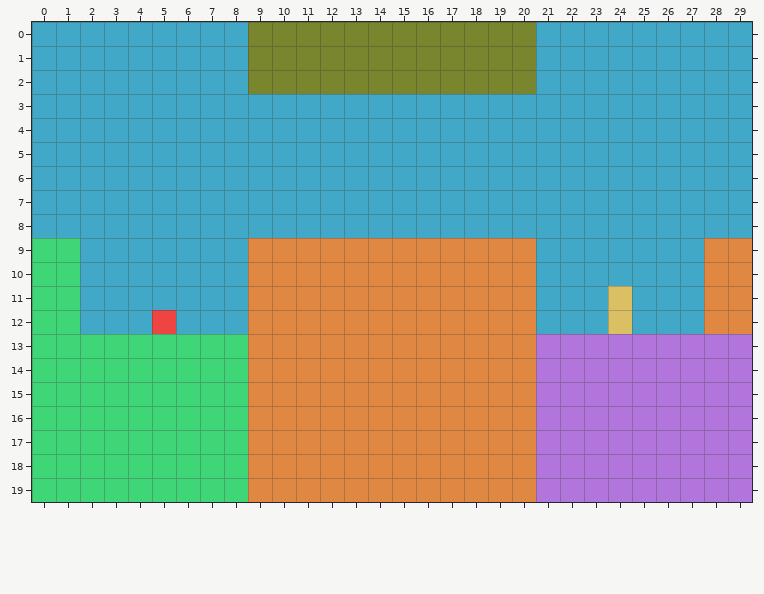
Tiled map, stored at Levels/level5.tmx. Above is the file before it was changed.
Cells are 32x32 px. Shown: x 0..29, y 0..19.
After:
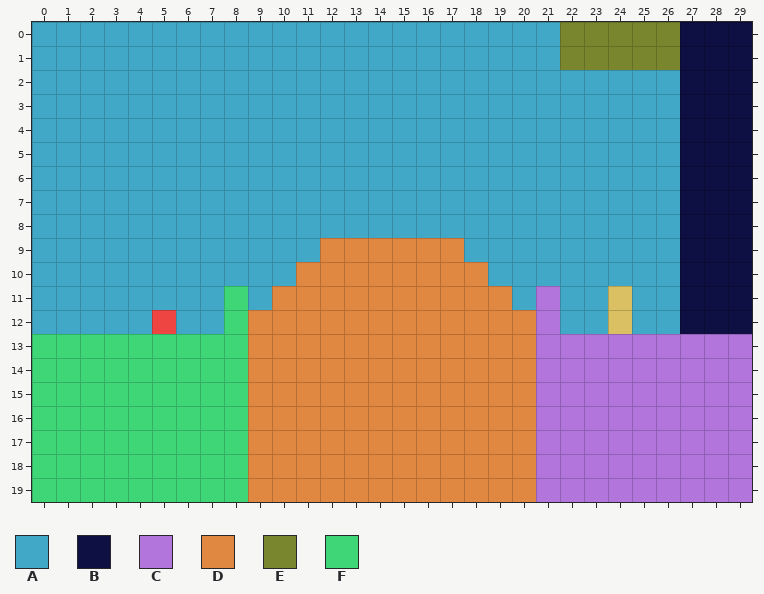
Key: from "tilemap": A 0, B 1, C 2, D 4, E 6, F 7.
_ is an empty cell, . an unchanged one.
From old to new:
--- layer "Kachelebene 1"
@@ x 0..29 @@
- 0 .........EEEEEEEEEEEE.AAAAAAAA
- 1 .........EEEEEEEEEEEE.AAAAAAAA
- 2 .........EEEEEEEEEEEE......AAA
- 3 ...........................AAA
- 4 ...........................AAA
- 5 ...........................AAA
- 6 ...........................AAA
- 7 ...........................AAA
- 8 ...........................AAA
- 9 FF.......DDD......DDD......ADD
-10 FF.......DD........DD......ADD
-11 FF......AD..........DA.....ADD
-12 FF......A............A.....ADD
+ 0 .........AAAAAAAAAAAA.EEEEEBBB
+ 1 .........AAAAAAAAAAAA.EEEEEBBB
+ 2 .........AAAAAAAAAAAA......BBB
+ 3 ...........................BBB
+ 4 ...........................BBB
+ 5 ...........................BBB
+ 6 ...........................BBB
+ 7 ...........................BBB
+ 8 ...........................BBB
+ 9 AA.......AAA......AAA......BBB
+10 AA.......AA........AA......BBB
+11 AA......FA..........AC.....BBB
+12 AA......F............C.....BBB
